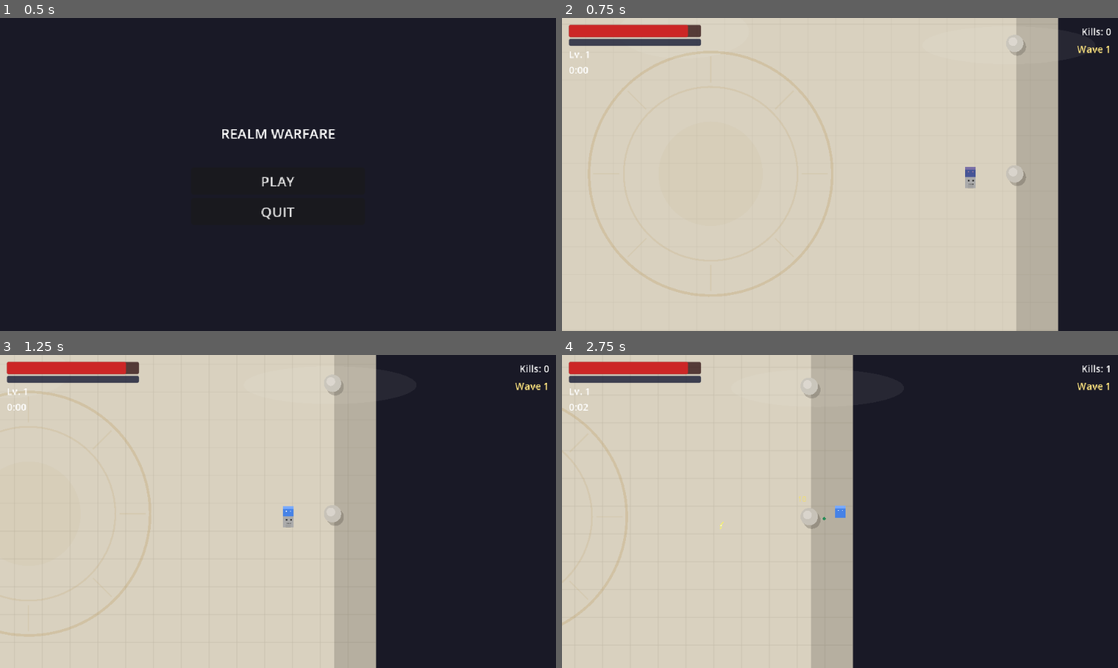
Above: before the commit, frames 1-4 (two rows, left to right).
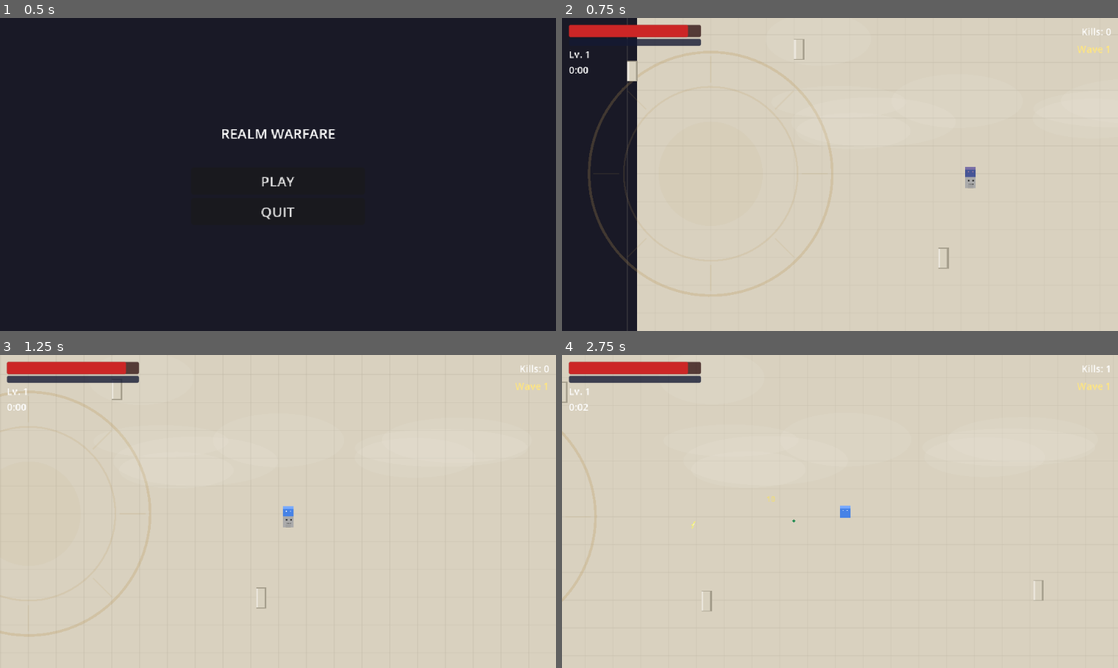
Above: after the commit, the same moments.

Repository: LshMakh/RealmWarfare
Game: Godot game, scene res://scenes/main_menu/main_menu.tscn
The game is run twice, just before and just after one commit, with the same random seed, the same clock (stepped at 60 frames per second) and the same inputs.
Inputs (mouse positions are in pixels of both pictures, inside the frame that each line leads up to):
- Up to frame 1 (0.5 s): no input
- Up to frame 2 (0.75 s): click "PLAY" at 0.5 s
- Up to frame 3 (1.25 s): no input
- Up to frame 4 (2.75 s): move the mouse to (962, 495) at 1.27 s; hold D (move_right) 1.28-2 s; click (962, 495) at 1.42 s; drag from (728, 527) to (862, 511) at 2.02 s

Frame 1 is identical in both runs. In frame 2, 31% of the frame differs, in the area x 0-100%, y 0-100%; in frame 3, 40%; in frame 4, 56%.

Commit message:
feat: column manager with dynamic spawn/recycle and collapse hazard
- Add ColumnManager system that spawns marble columns on a deterministic
  grid around the player, recycling distant columns as the player moves
- Columns are StaticBody2D on physics layer 4 (Obstacles); both player
  and enemy collision masks updated to include this layer
- Periodic column collapse hazard starting wave 6 with 2s telegraph
  shake, area damage (25), and decreasing interval at higher waves
- Public destroy_column() API for future Minotaur charge interaction
- Remove arena boundary walls from olympus.tscn for open-world movement
- Rewrite olympus_background.gd to tile/scroll with the camera for an
  infinite marble-floor feel
- Add named physics layer labels to project.godot

Diff:
--- a/project.godot
+++ b/project.godot
@@ -31,7 +31,6 @@
 window/size/window_width_override=1280
 window/size/window_height_override=720
 window/stretch/mode="canvas_items"
-window/stretch/aspect="keep"
 
 [input]
 
@@ -64,6 +63,13 @@
 
 pointing/emulate_touch_from_mouse=true
 
+[layer_names]
+
+2d_physics/layer_1="Player"
+2d_physics/layer_2="Enemies"
+2d_physics/layer_3="EnemyHitbox"
+2d_physics/layer_4="Obstacles"
+
 [physics]
 
 2d/default_gravity=0
--- a/scenes/entities/enemies/base_enemy.tscn
+++ b/scenes/entities/enemies/base_enemy.tscn
@@ -16,7 +16,7 @@
 
 [node name="BaseEnemy" type="CharacterBody2D"]
 collision_layer = 2
-collision_mask = 1
+collision_mask = 9
 script = ExtResource("1")
 
 [node name="Sprite2D" type="Sprite2D" parent="."]
--- a/scenes/entities/player.tscn
+++ b/scenes/entities/player.tscn
@@ -14,7 +14,7 @@
 
 [node name="Player" type="CharacterBody2D"]
 collision_layer = 1
-collision_mask = 2
+collision_mask = 10
 script = ExtResource("1")
 
 [node name="Sprite2D" type="Sprite2D" parent="."]
--- a/scenes/realms/olympus.tscn
+++ b/scenes/realms/olympus.tscn
@@ -1,43 +1,9 @@
 [gd_scene load_steps=2 format=3]
 
 [ext_resource type="Script" path="res://scripts/realms/olympus_background.gd" id="bg_script"]
-
-[sub_resource type="RectangleShape2D" id="1"]
-size = Vector2(800, 16)
-
-[sub_resource type="RectangleShape2D" id="2"]
-size = Vector2(16, 600)
 
 [node name="Olympus" type="Node2D"]
 
 [node name="Background" type="Node2D" parent="."]
 z_index = -10
 script = ExtResource("bg_script")
-
-[node name="WallTop" type="StaticBody2D" parent="."]
-position = Vector2(0, -300)
-collision_layer = 2
-
-[node name="Shape" type="CollisionShape2D" parent="WallTop"]
-shape = SubResource("1")
-
-[node name="WallBottom" type="StaticBody2D" parent="."]
-position = Vector2(0, 300)
-collision_layer = 2
-
-[node name="Shape" type="CollisionShape2D" parent="WallBottom"]
-shape = SubResource("1")
-
-[node name="WallLeft" type="StaticBody2D" parent="."]
-position = Vector2(-400, 0)
-collision_layer = 2
-
-[node name="Shape" type="CollisionShape2D" parent="WallLeft"]
-shape = SubResource("2")
-
-[node name="WallRight" type="StaticBody2D" parent="."]
-position = Vector2(400, 0)
-collision_layer = 2
-
-[node name="Shape" type="CollisionShape2D" parent="WallRight"]
-shape = SubResource("2")
--- a/scenes/run/run.tscn
+++ b/scenes/run/run.tscn
@@ -14,11 +14,15 @@
 [ext_resource type="PackedScene" path="res://scenes/ui/virtual_joystick.tscn" id="12"]
 [ext_resource type="PackedScene" path="res://scenes/run/hud.tscn" id="13"]
 [ext_resource type="PackedScene" path="res://scenes/run/level_up_ui.tscn" id="14"]
+[ext_resource type="Script" path="res://scripts/systems/column_manager.gd" id="15"]
 
 [node name="Run" type="Node2D"]
 script = ExtResource("1")
 
 [node name="Realm" parent="." instance=ExtResource("2")]
+
+[node name="ColumnManager" type="Node2D" parent="."]
+script = ExtResource("15")
 
 [node name="EntityLayer" type="Node2D" parent="."]
 
--- a/scripts/realms/olympus_background.gd
+++ b/scripts/realms/olympus_background.gd
@@ -1,92 +1,123 @@
 extends Node2D
 
-const ARENA_W: float = 800.0
-const ARENA_H: float = 600.0
-const HALF_W: float = 400.0
-const HALF_H: float = 300.0
+## Tiling marble-floor background that follows the player for an infinite feel.
+## Draws a repeating tile pattern centered on the camera/player position.
+
 const TILE_SIZE: float = 32.0
+## How many tiles to draw around the camera in each direction
+const TILE_RANGE: int = 12
 
 const BASE_COLOR := Color(0.85, 0.82, 0.75)
 const GRID_COLOR := Color(0.75, 0.72, 0.65, 0.35)
 const MEDALLION_COLOR := Color(0.72, 0.58, 0.32, 0.25)
 const MEDALLION_INNER_COLOR := Color(0.72, 0.58, 0.32, 0.15)
-const PILLAR_COLOR := Color(0.78, 0.76, 0.72)
-const PILLAR_SHADOW := Color(0.3, 0.28, 0.25, 0.3)
-const EDGE_DARK := Color(0.1, 0.08, 0.06, 0.18)
 const CLOUD_COLOR := Color(1.0, 1.0, 1.0, 0.06)
 
-var _cloud_positions: Array[Vector2] = []
+var _cloud_offsets: Array[Vector2] = []
 var _cloud_sizes: Array[Vector2] = []
 var _cloud_speeds: Array[float] = []
+var _cloud_time: float = 0.0
+
+var _camera_pos: Vector2 = Vector2.ZERO
+var _redraw_counter: int = 0
+
 
 func _ready() -> void:
 	z_index = -10
 	_init_clouds()
 
+
 func _init_clouds() -> void:
 	var rng := RandomNumberGenerator.new()
 	rng.seed = 42
-	for i in range(5):
-		var x: float = rng.randf_range(-HALF_W, HALF_W)
-		var y: float = rng.randf_range(-HALF_H, -HALF_H * 0.3)
-		_cloud_positions.append(Vector2(x, y))
-		_cloud_sizes.append(Vector2(rng.randf_range(60.0, 120.0), rng.randf_range(18.0, 35.0)))
+	for i in range(8):
+		_cloud_offsets.append(Vector2(
+			rng.randf_range(-200.0, 200.0),
+			rng.randf_range(-160.0, -40.0)
+		))
+		_cloud_sizes.append(Vector2(
+			rng.randf_range(60.0, 120.0),
+			rng.randf_range(18.0, 35.0)
+		))
 		_cloud_speeds.append(rng.randf_range(4.0, 12.0))
-
-var _redraw_counter: int = 0
 
 
 func _process(delta: float) -> void:
-	for i in range(_cloud_positions.size()):
-		_cloud_positions[i].x += _cloud_speeds[i] * delta
-		if _cloud_positions[i].x > HALF_W + 130.0:
-			_cloud_positions[i].x = -HALF_W - 130.0
+	_cloud_time += delta
+
+	# Track camera position for drawing
+	var camera: Camera2D = get_viewport().get_camera_2d()
+	if camera:
+		_camera_pos = camera.global_position
+
 	_redraw_counter += 1
 	if _redraw_counter >= 6:
 		_redraw_counter = 0
 		queue_redraw()
 
+
 func _draw() -> void:
-	_draw_base()
-	_draw_grid()
-	_draw_edge_darkening()
+	_draw_tiled_base()
+	_draw_tiled_grid()
 	_draw_medallion()
-	_draw_pillars()
 	_draw_clouds()
 
-func _draw_base() -> void:
-	draw_rect(Rect2(-HALF_W, -HALF_H, ARENA_W, ARENA_H), BASE_COLOR)
 
-func _draw_grid() -> void:
-	var x: float = -HALF_W
-	while x <= HALF_W:
-		draw_line(Vector2(x, -HALF_H), Vector2(x, HALF_H), GRID_COLOR, 1.0)
+func _draw_tiled_base() -> void:
+	# Draw a large rect centered on camera, big enough to fill the viewport + buffer
+	var half_extent: float = TILE_RANGE * TILE_SIZE
+	var rect := Rect2(
+		_camera_pos.x - half_extent,
+		_camera_pos.y - half_extent,
+		half_extent * 2.0,
+		half_extent * 2.0
+	)
+	draw_rect(rect, BASE_COLOR)
+
+
+func _draw_tiled_grid() -> void:
+	# Calculate the grid-aligned start position
+	var half_extent: float = TILE_RANGE * TILE_SIZE
+	var start_x: float = floor((_camera_pos.x - half_extent) / TILE_SIZE) * TILE_SIZE
+	var start_y: float = floor((_camera_pos.y - half_extent) / TILE_SIZE) * TILE_SIZE
+	var end_x: float = _camera_pos.x + half_extent
+	var end_y: float = _camera_pos.y + half_extent
+
+	# Vertical lines
+	var x: float = start_x
+	while x <= end_x:
+		draw_line(
+			Vector2(x, _camera_pos.y - half_extent),
+			Vector2(x, _camera_pos.y + half_extent),
+			GRID_COLOR, 1.0
+		)
 		x += TILE_SIZE
-	var y: float = -HALF_H
-	while y <= HALF_H:
-		draw_line(Vector2(-HALF_W, y), Vector2(HALF_W, y), GRID_COLOR, 1.0)
+
+	# Horizontal lines
+	var y: float = start_y
+	while y <= end_y:
+		draw_line(
+			Vector2(_camera_pos.x - half_extent, y),
+			Vector2(_camera_pos.x + half_extent, y),
+			GRID_COLOR, 1.0
+		)
 		y += TILE_SIZE
 
-func _draw_edge_darkening() -> void:
-	var edge_w: float = 48.0
-	# Top edge
-	draw_rect(Rect2(-HALF_W, -HALF_H, ARENA_W, edge_w), EDGE_DARK)
-	# Bottom edge
-	draw_rect(Rect2(-HALF_W, HALF_H - edge_w, ARENA_W, edge_w), EDGE_DARK)
-	# Left edge
-	draw_rect(Rect2(-HALF_W, -HALF_H, edge_w, ARENA_H), EDGE_DARK)
-	# Right edge
-	draw_rect(Rect2(HALF_W - edge_w, -HALF_H, edge_w, ARENA_H), EDGE_DARK)
 
 func _draw_medallion() -> void:
+	# Draw the medallion at world origin (0,0) — only visible when near spawn
 	var center := Vector2.ZERO
+	var dist_to_camera: float = center.distance_to(_camera_pos)
+	if dist_to_camera > 500.0:
+		return  # Too far away, skip drawing
+
 	# Outer ring
 	draw_arc(center, 140.0, 0.0, TAU, 96, MEDALLION_COLOR, 3.0)
 	# Inner ring
 	draw_arc(center, 100.0, 0.0, TAU, 72, MEDALLION_INNER_COLOR, 2.0)
-	# Inner filled circle for subtle warmth
+	# Inner filled circle
 	draw_circle(center, 60.0, Color(0.72, 0.58, 0.32, 0.06))
-	# Small decorative cross lines inside medallion
+	# Decorative tick marks
 	var tick_color := Color(0.72, 0.58, 0.32, 0.12)
 	for angle_i in range(8):
 		var angle: float = angle_i * TAU / 8.0
@@ -94,37 +125,25 @@
 		var outer_pt := center + Vector2.from_angle(angle) * 135.0
 		draw_line(inner_pt, outer_pt, tick_color, 1.5)
 
-func _draw_pillars() -> void:
-	var pillar_radius: float = 10.0
-	var shadow_offset := Vector2(3.0, 4.0)
-	var margin: float = 50.0
-	# Positions along the perimeter
-	var positions: Array[Vector2] = [
-		Vector2(-HALF_W + margin, -HALF_H + margin),
-		Vector2(0.0, -HALF_H + margin),
-		Vector2(HALF_W - margin, -HALF_H + margin),
-		Vector2(-HALF_W + margin, 0.0),
-		Vector2(HALF_W - margin, 0.0),
-		Vector2(-HALF_W + margin, HALF_H - margin),
-		Vector2(0.0, HALF_H - margin),
-		Vector2(HALF_W - margin, HALF_H - margin),
-		Vector2(-HALF_W + margin, -HALF_H * 0.5),
-		Vector2(HALF_W - margin, -HALF_H * 0.5),
-	]
-	for pos in positions:
-		# Shadow
-		draw_circle(pos + shadow_offset, pillar_radius, PILLAR_SHADOW)
-		# Pillar base
-		draw_circle(pos, pillar_radius, PILLAR_COLOR)
-		# Highlight
-		draw_circle(pos + Vector2(-2.0, -2.0), pillar_radius * 0.5, Color(0.9, 0.88, 0.85, 0.6))
 
 func _draw_clouds() -> void:
-	for i in range(_cloud_positions.size()):
-		var pos: Vector2 = _cloud_positions[i]
+	# Clouds scroll relative to camera position for ambient effect
+	for i in range(_cloud_offsets.size()):
+		var base_offset: Vector2 = _cloud_offsets[i]
+		var speed: float = _cloud_speeds[i]
 		var sz: Vector2 = _cloud_sizes[i]
-		# Draw an ellipse using a scaled circle approach via draw_set_transform
+
+		# Clouds move over time and follow the camera loosely
+		var cloud_x: float = _camera_pos.x + base_offset.x + speed * _cloud_time
+		# Wrap clouds horizontally within a range around the camera
+		var wrap_range: float = 400.0
+		cloud_x = _camera_pos.x + fmod(cloud_x - _camera_pos.x + wrap_range, wrap_range * 2.0) - wrap_range
+
+		var cloud_y: float = _camera_pos.y + base_offset.y
+		var pos := Vector2(cloud_x, cloud_y)
+
 		draw_set_transform(pos, 0.0, Vector2(sz.x / sz.y, 1.0))
 		draw_circle(Vector2.ZERO, sz.y, CLOUD_COLOR)
+
 	# Reset transform
 	draw_set_transform(Vector2.ZERO, 0.0, Vector2.ONE)
--- a/scripts/run/run.gd
+++ b/scripts/run/run.gd
@@ -10,6 +10,7 @@
 @onready var xp_pool: ObjectPool = $EntityLayer/XPPool
 @onready var blessing_manager: BlessingManager = $Systems/BlessingManager
 @onready var level_up_ui: CanvasLayer = $UILayer/LevelUpUI
+@onready var column_manager: ColumnManager = $ColumnManager
 
 
 func _ready() -> void:
@@ -68,6 +69,9 @@
 		preload("res://data/blessings/zeus_aegis_barrier.tres"),
 	]
 
+	# Wire up column manager
+	column_manager.player = player
+
 	# Wire hurtbox health reference
 	player.hurtbox.health = player.health_component
 
--- /dev/null
+++ b/scripts/systems/column_manager.gd
@@ -0,0 +1,347 @@
+class_name ColumnManager
+extends Node2D
+
+@export var player: CharacterBody2D
+@export var column_spacing: float = 200.0
+@export var max_columns: int = 20
+@export var recycle_distance: float = 800.0
+
+## Collapse hazard settings
+@export var collapse_damage: int = 25
+@export var collapse_radius: float = 50.0
+@export var collapse_telegraph_duration: float = 2.0
+
+var _columns: Array[StaticBody2D] = []
+var _occupied_cells: Dictionary = {}  # Vector2i -> StaticBody2D
+var _current_wave: int = 0
+var _collapse_timer: float = 0.0
+var _viewport_size: Vector2 = Vector2(640.0, 360.0)
+
+## Column visual dimensions
+const COLUMN_WIDTH: float = 12.0
+const COLUMN_HEIGHT: float = 24.0
+const COLUMN_COLOR := Color(0.85, 0.82, 0.75)
+const COLUMN_HIGHLIGHT := Color(0.92, 0.90, 0.86)
+const COLUMN_SHADOW := Color(0.65, 0.62, 0.55)
+
+## Obstacle physics layer (layer 4 = bit 3 = value 8)
+const OBSTACLE_LAYER: int = 8
+
+
+func _ready() -> void:
+	GameEvents.wave_started.connect(_on_wave_started)
+	_viewport_size = get_viewport_rect().size
+	for i in max_columns:
+		var col: StaticBody2D = _create_column()
+		col.visible = false
+		col.set_process(false)
+		col.set_physics_process(false)
+		add_child(col)
+		# Disable collision until placed
+		_set_column_collision(col, true)
+		_columns.append(col)
+
+
+func _create_column() -> StaticBody2D:
+	var col: StaticBody2D = StaticBody2D.new()
+	col.collision_layer = OBSTACLE_LAYER
+	col.collision_mask = 0
+
+	var shape: CollisionShape2D = CollisionShape2D.new()
+	var rect: RectangleShape2D = RectangleShape2D.new()
+	rect.size = Vector2(COLUMN_WIDTH, COLUMN_HEIGHT)
+	shape.shape = rect
+	shape.disabled = true  # Start disabled, enabled when placed
+	col.add_child(shape)
+
+	# Create a marble-like placeholder sprite
+	var img: Image = Image.create(int(COLUMN_WIDTH), int(COLUMN_HEIGHT), false, Image.FORMAT_RGBA8)
+	# Base color fill
+	img.fill(COLUMN_COLOR)
+	# Left highlight strip (2px)
+	for y in range(int(COLUMN_HEIGHT)):
+		for x in range(2):
+			img.set_pixel(x, y, COLUMN_HIGHLIGHT)
+	# Right shadow strip (2px)
+	for y in range(int(COLUMN_HEIGHT)):
+		for x in range(int(COLUMN_WIDTH) - 2, int(COLUMN_WIDTH)):
+			img.set_pixel(x, y, COLUMN_SHADOW)
+	# Top cap (darker line)
+	for x in range(int(COLUMN_WIDTH)):
+		img.set_pixel(x, 0, COLUMN_SHADOW)
+	# Bottom cap
+	for x in range(int(COLUMN_WIDTH)):
+		img.set_pixel(x, int(COLUMN_HEIGHT) - 1, COLUMN_SHADOW)
+
+	var sprite: Sprite2D = Sprite2D.new()
+	sprite.texture = ImageTexture.create_from_image(img)
+	sprite.name = "Sprite"
+	col.add_child(sprite)
+
+	return col
+
+
+# --- Grid helpers ---
+
+func _get_cell(world_pos: Vector2) -> Vector2i:
+	return Vector2i(
+		int(floor(world_pos.x / column_spacing)),
+		int(floor(world_pos.y / column_spacing))
+	)
+
+
+func _cell_has_column(cell: Vector2i) -> bool:
+	# Deterministic pseudo-random: ~33% of cells get columns
+	var h: int = absi(hash(cell))
+	return h % 3 == 0
+
+
+func _cell_to_world(cell: Vector2i) -> Vector2:
+	# Offset within the cell so columns don't sit on a perfect grid
+	var h: int = hash(cell)
+	var offset_x: float = fmod(absf(float(h & 0xFFFF)), column_spacing * 0.6)
+	var offset_y: float = fmod(absf(float((h >> 16) & 0xFFFF)), column_spacing * 0.6)
+	return Vector2(
+		cell.x * column_spacing + offset_x,
+		cell.y * column_spacing + offset_y
+	)
+
+
+# --- Main loop ---
+
+func _process(delta: float) -> void:
+	if not player:
+		return
+	_recycle_distant()
+	_fill_nearby()
+	_process_collapses(delta)
+
+
+# --- Recycling ---
+
+func _recycle_distant() -> void:
+	var player_pos: Vector2 = player.global_position
+	var cells_to_remove: Array[Vector2i] = []
+
+	for cell: Vector2i in _occupied_cells:
+		var col: StaticBody2D = _occupied_cells[cell] as StaticBody2D
+		if not col:
+			cells_to_remove.append(cell)
+			continue
+		var dist: float = col.global_position.distance_to(player_pos)
+		if dist > recycle_distance:
+			col.visible = false
+			col.set_process(false)
+			col.set_physics_process(false)
+			# Disable collision shape
+			_set_column_collision(col, true)
+			cells_to_remove.append(cell)
+
+	for cell: Vector2i in cells_to_remove:
+		_occupied_cells.erase(cell)
+
+
+func _fill_nearby() -> void:
+	var player_pos: Vector2 = player.global_position
+	var center_cell: Vector2i = _get_cell(player_pos)
+	# How many cells to check in each direction (based on recycle distance)
+	var cell_range: int = int(ceil(recycle_distance / column_spacing))
+
+	for dx in range(-cell_range, cell_range + 1):
+		for dy in range(-cell_range, cell_range + 1):
+			var cell: Vector2i = center_cell + Vector2i(dx, dy)
+
+			# Already has a column placed
+			if _occupied_cells.has(cell):
+				continue
+
+			# Deterministic check: does this cell get a column?
+			if not _cell_has_column(cell):
+				continue
+
+			var world_pos: Vector2 = _cell_to_world(cell)
+			var dist: float = world_pos.distance_to(player_pos)
+
+			# Only place columns within screen-ish range but outside a safe zone near center
+			if dist > recycle_distance or dist < 60.0:
+				continue
+
+			# Find an available (hidden) column from the pool
+			var col: StaticBody2D = _get_available_column()
+			if not col:
+				return  # No columns available
+
+			col.global_position = world_pos
+			col.visible = true
+			col.set_process(true)
+			col.set_physics_process(true)
+			_set_column_collision(col, false)
+			col.modulate = Color.WHITE
+			col.scale = Vector2.ONE
+			_occupied_cells[cell] = col
+
+
+func _get_available_column() -> StaticBody2D:
+	for col: StaticBody2D in _columns:
+		if not col.visible:
+			return col
+	return null
+
+
+func _set_column_collision(col: StaticBody2D, disabled: bool) -> void:
+	# Enable or disable the collision shape
+	var shape: CollisionShape2D = col.get_child(0) as CollisionShape2D
+	if shape:
+		shape.set_deferred("disabled", disabled)
+
+
+# --- Collapse hazard ---
+
+func _on_wave_started(wave_number: int) -> void:
+	_current_wave = wave_number
+	# Reset collapse timer so first collapse doesn't fire immediately
+	var interval: float = _get_collapse_interval()
+	if interval > 0.0 and _collapse_timer <= 0.0:
+		_collapse_timer = interval
+
+
+func _get_collapse_interval() -> float:
+	if _current_wave < 6:
+		return -1.0
+	if _current_wave <= 10:
+		return 17.5
+	if _current_wave <= 15:
+		return 12.5
+	return 8.5
+
+
+func _process_collapses(delta: float) -> void:
+	var interval: float = _get_collapse_interval()
+	if interval < 0.0:
+		return
+	_collapse_timer -= delta
+	if _collapse_timer <= 0.0:
+		_collapse_timer = interval
+		_collapse_nearest_column()
+
+
+func _collapse_nearest_column() -> void:
+	if not player:
+		return
+
+	var player_pos: Vector2 = player.global_position
+	var best_col: StaticBody2D = null
+	var best_dist: float = INF
+
+	# Find the nearest visible column to the player (but not too close, min 40px)
+	for cell: Vector2i in _occupied_cells:
+		var col: StaticBody2D = _occupied_cells[cell] as StaticBody2D
+		if not col or not col.visible:
+			continue
+		var dist: float = col.global_position.distance_to(player_pos)
+		if dist > 40.0 and dist < best_dist:
+			best_dist = dist
+			best_col = col
+
+	if not best_col:
+		return
+
+	# Telegraph: shake for 2 seconds, then collapse
+	GameEvents.hazard_spawned.emit("column_collapse", best_col.global_position)
+	_start_collapse_telegraph(best_col)
+
+
+func _start_collapse_telegraph(col: StaticBody2D) -> void:
+	# Shake the column as a telegraph warning
+	var original_pos: Vector2 = col.global_position
+	var tween: Tween = create_tween()
+
+	# Shake phase: rapid small offsets over the telegraph duration
+	var shake_steps: int = int(collapse_telegraph_duration / 0.05)
+	for i in shake_steps:
+		var shake_x: float = randf_range(-2.0, 2.0)
+		var shake_y: float = randf_range(-1.0, 1.0)
+		tween.tween_property(col, "global_position",
+			original_pos + Vector2(shake_x, shake_y), 0.05)
+
+	# Return to original then execute collapse
+	tween.tween_property(col, "global_position", original_pos, 0.02)
+	tween.tween_callback(_execute_collapse.bind(col, original_pos))
+
+
+func _execute_collapse(col: StaticBody2D, collapse_pos: Vector2) -> void:
+	if not col or not col.visible:
+		return
+
+	# Deal damage in the fall zone
+	_deal_collapse_damage(collapse_pos)
+
+	# Collapse visual: squash and fade
+	var tween: Tween = create_tween()
+	tween.set_parallel(true)
+	tween.tween_property(col, "scale", Vector2(1.5, 0.2), 0.3)
+	tween.tween_property(col, "modulate:a", 0.0, 0.3)
+	tween.set_parallel(false)
+	tween.tween_callback(_finalize_collapse.bind(col))
+
+
+func _deal_collapse_damage(pos: Vector2) -> void:
+	# Damage everything in a radius: enemies and player
+	var space_state: PhysicsDirectSpaceState2D = get_world_2d().direct_space_state
+	var query: PhysicsShapeQueryParameters2D = PhysicsShapeQueryParameters2D.new()
+	var circle: CircleShape2D = CircleShape2D.new()
+	circle.radius = collapse_radius
+	query.shape = circle
+	query.transform = Transform2D(0.0, pos)
+	# Check all physics layers (player layer 1, enemy layer 2)
+	query.collision_mask = 1 | 2
+
+	var results: Array[Dictionary] = space_state.intersect_shape(query, 32)
+	for result: Dictionary in results:
+		var body: Object = result.get("collider")
+		if body and body is Node:
+			var node: Node = body as Node
+			# Try to find a HealthComponent on the node
+			var health: HealthComponent = node.get_node_or_null("HealthComponent") as HealthComponent
+			if health:
+				health.take_damage(collapse_damage)
+
+
+func _finalize_collapse(col: StaticBody2D) -> void:
+	# Remove from tracking and hide for recycling
+	for cell: Vector2i in _occupied_cells:
+		if _occupied_cells[cell] == col:
+			_occupied_cells.erase(cell)
+			break
+	col.visible = false
+	col.set_process(false)
+	col.set_physics_process(false)
+	_set_column_collision(col, true)
+	col.modulate = Color.WHITE
+	col.scale = Vector2.ONE
+
+
+# --- Public API for Minotaur interaction ---
+
+func destroy_column(col: Node2D) -> void:
+	if not col is StaticBody2D:
+		return
+	# Remove from tracking
+	for cell: Vector2i in _occupied_cells:
+		if _occupied_cells[cell] == col:
+			_occupied_cells.erase(cell)
+			break
+	# Destruction visual
+	var tween: Tween = create_tween()
+	tween.set_parallel(true)
+	tween.tween_property(col, "scale", Vector2(1.3, 0.1), 0.2)
+	tween.tween_property(col, "modulate:a", 0.0, 0.2)
+	tween.set_parallel(false)
+	tween.tween_callback(func() -> void:
+		col.visible = false
+		col.set_process(false)
+		col.set_physics_process(false)
+		_set_column_collision(col, true)
+		col.modulate = Color.WHITE
+		col.scale = Vector2.ONE
+	)
Not shown: 1 places in scenes/run/run.tscn that only renumber resources
